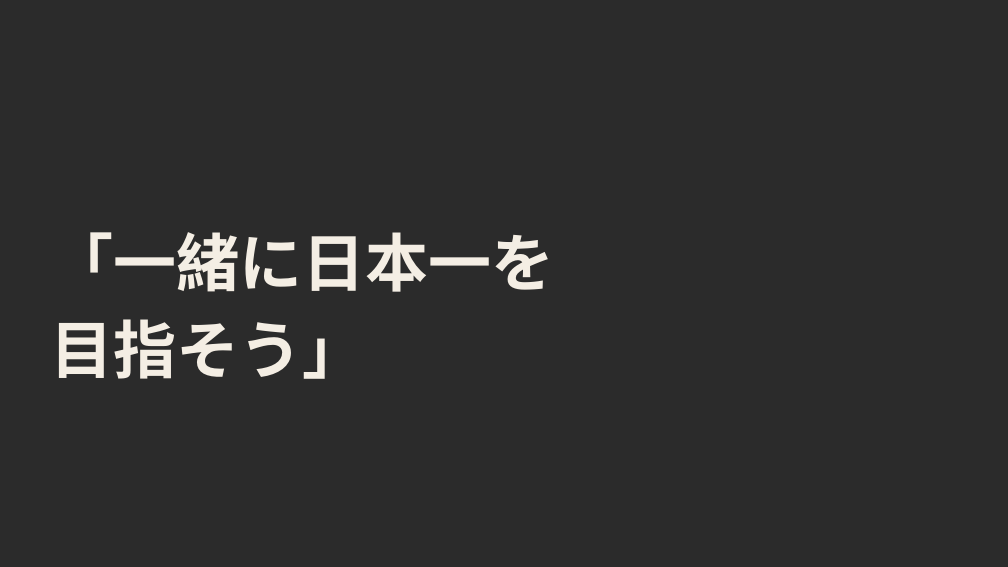
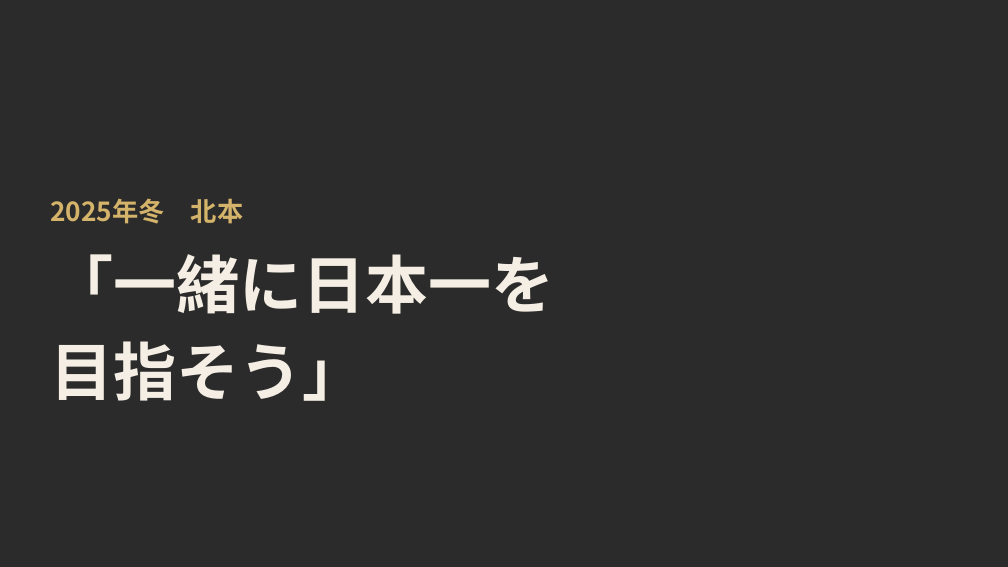
Before and after one commit to resta0715/grano-event, a slide deck: slide 4 of docs/grano_share_5min.pptx. Drawn at 1008x567 pixels with LibreOffice and Linux fonts; fonts in the diff are those of the drawing; background and template pictures are left out; a plain dark background stands for a picture behind light text. Boxes give left, top, right and bottom in pixels: in the first picture for what was removed or moved away, otherwise in the second. Text is boxed around its words. In the diff, an @@ line names an element or a change of style, - is before the commit and + after.

Commit message:
grano_share v48: v45/v46中間（約306字）＋テキスト化PPTX再生成
- v46から削減: meet名前3行、次は年商lbl、NOVUS「０から１を」
- 残す: 北本turn、stats lbl（ネイル/かき氷）、価値観4語
- 5分版: 北本turn・stats lbl追加
- PPTX v47方式で10分/5分再出力

```diff
--- a/docs/grano_share_5min.pptx
+++ b/docs/grano_share_5min.pptx
@@ text added at bbox=[50, 198, 243, 224], 25 pt, text #D4B36A, bold @@
+2025年冬 北本
@@ text "「一緒に日本一を": place and size @@
-text "「一緒に日本一を" at bbox=[50, 232, 554, 379]
+text "「一緒に日本一を" at bbox=[50, 254, 554, 401]
```
Also in this commit, not shown: 1 other slide changed, 5 other files.
